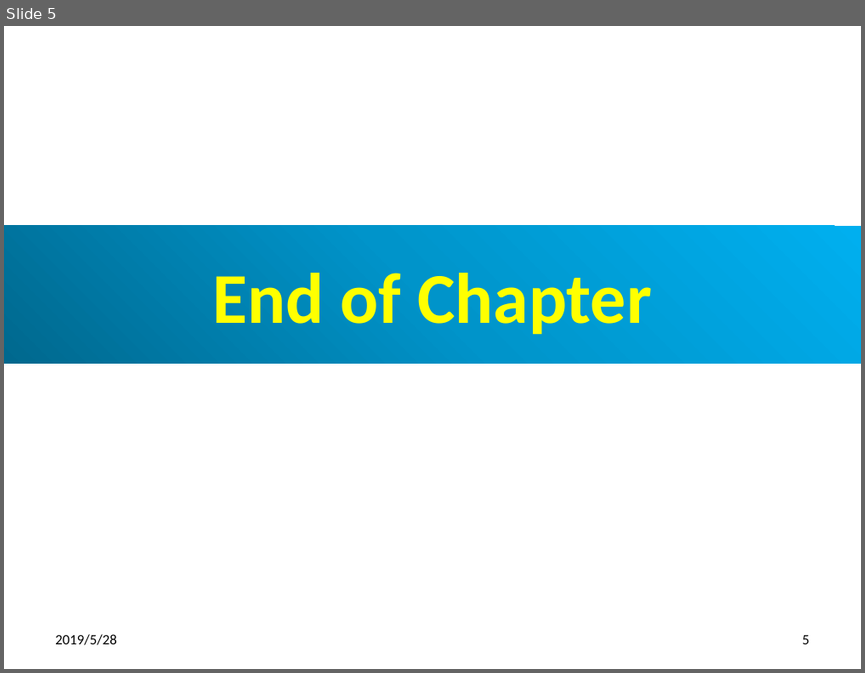
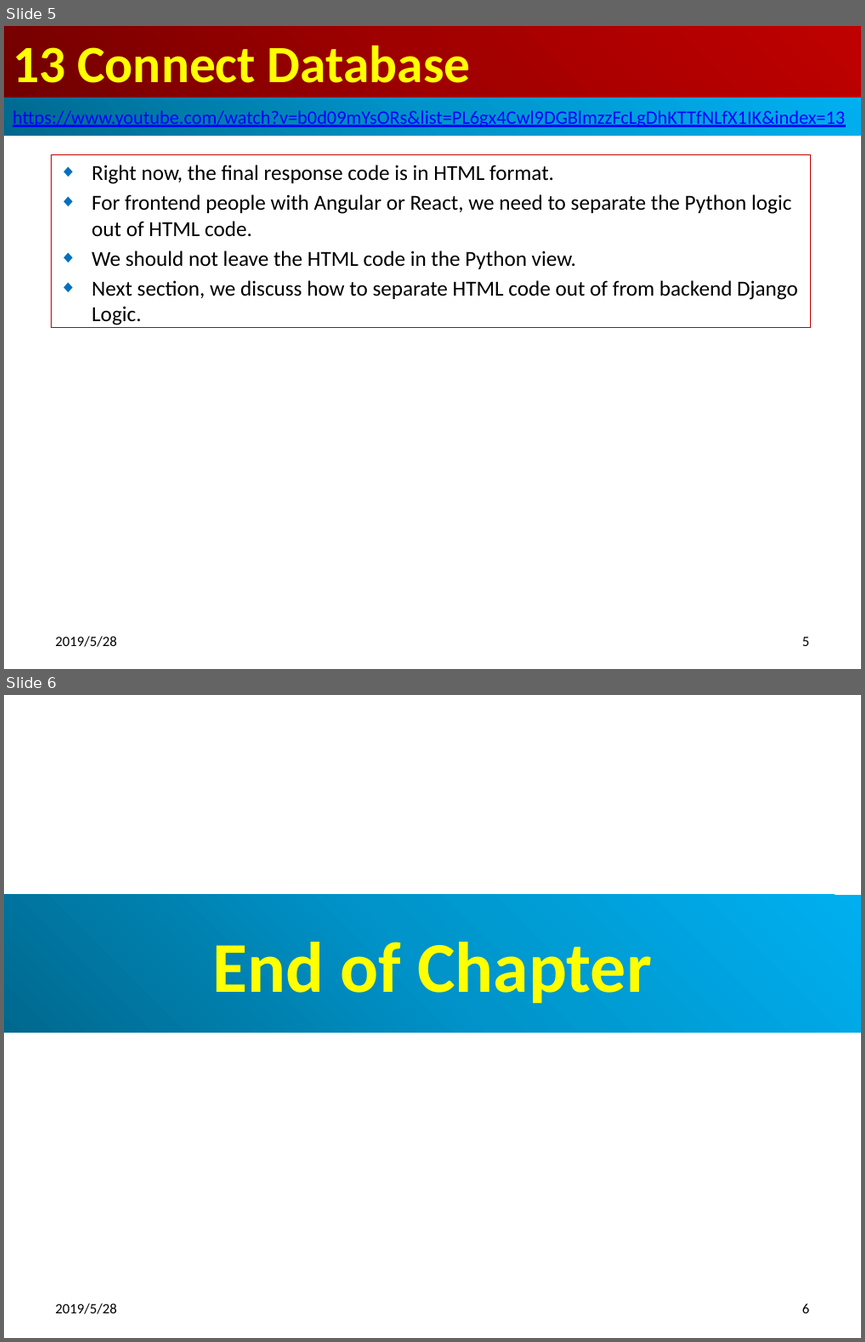
Before and after one commit to peterhchen/500-Django-Basic, a slide deck: 13_ConnectDatabase/13_ConnectDatabase.pptx. Shown one above the other, each under a label of ours: slide 5 before the commit, slides 5 and 6 after it. The pictures are 865x673 and 865x1342 pixels, drawn with LibreOffice and Linux fonts; fonts in the diff are those of the drawing. Boxes give left, top, right and bottom in pixels: in the first picture for what was removed or moved away, otherwise in the second. Text is boxed around its words. In the diff, an @@ line names an element or a change of style, - is before the commit and + after.

```diff
--- a/13_ConnectDatabase/13_ConnectDatabase.pptx
+++ b/13_ConnectDatabase/13_ConnectDatabase.pptx
@@ slide 5 added at box(4, 26, 861, 669), background #FFFFFF @@
@@ title added at box(4, 26, 861, 98), fill gradient #720000 to #A20000 to #C00000, 44 pt, text #FFFF00, bold @@
+13 Connect Database
@@ rectangle added at box(4, 98, 861, 136), fill gradient #00688E to #0094CA to #00B0F0, 16 pt, text #0000FF, underline @@
+  https://www.youtube.com/watch?v=b0d09mYsORs&list=PL6gx4Cwl9DGBlmzzFcLgDhKTTfNLfX1IK&index=13
@@ subtitle added at box(51, 154, 811, 327), outline #C00000 0.75 pt, 18 pt, text #000000 @@
+◆ Right now, the final response code is in HTML format.
+◆ For frontend people with Angular or React, we need to separate the Python logic out of HTML code.
+◆ We should not leave the HTML code in the Python view.
+◆ Next section, we discuss how to separate HTML code out of from backend Django Logic.
@@ text added at box(55, 635, 116, 646), 12 pt, text #000000 @@
+2019/5/28
@@ page number added at box(802, 636, 809, 646), 12 pt, text #000000 @@
+5
@@ what was slide 5 is now slide 6 @@
@@ page number at box(802, 1303, 809, 1313): text changed @@
-5
+6
```
Also in this commit, not shown: 2 slides changed.
